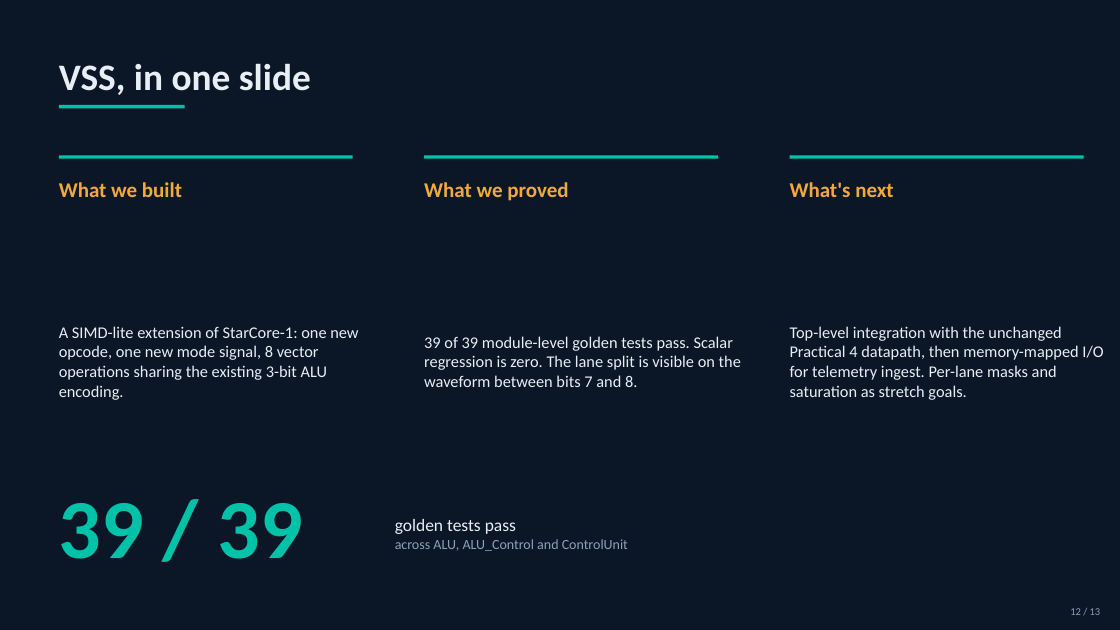
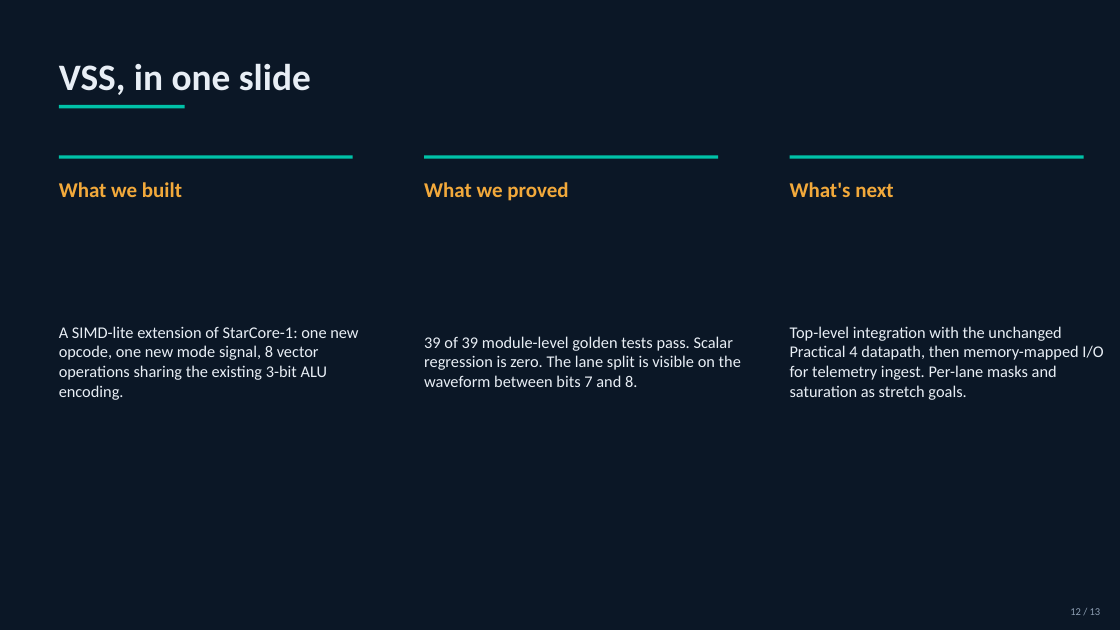
Before and after one commit to KLPJOA002/EEE4120F_YODA_Group7, a slide deck: slide 10 of Demo/VSS_Slides.pptx (slide 12 before the commit). Drawn at 1120x630 pixels with LibreOffice and Linux fonts; fonts in the diff are those of the drawing. Boxes give left, top, right and bottom in pixels: in the first picture for what was removed or moved away, otherwise in the second. Text is boxed around its words. In the diff, an @@ line names an element or a change of style, - is before the commit and + after.

```diff
--- a/Demo/VSS_Slides.pptx
+++ b/Demo/VSS_Slides.pptx
@@ text removed at (59, 503, 303, 559) @@
-39 / 39
@@ text removed at (395, 519, 628, 551) @@
-golden tests pass
-across ALU, ALU_Control and ControlUnit
```
Also in this commit, not shown: 6 other slides changed, 2 slides removed, 4 other files.
